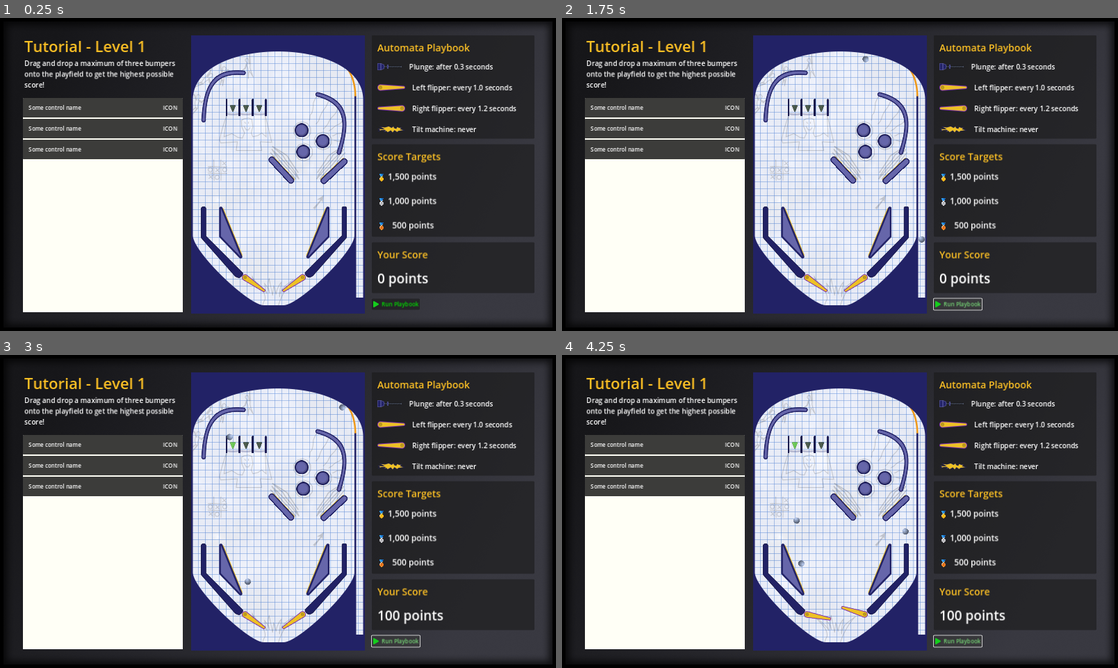
Above: before the commit, frames 1-4 (two rows, left to right).
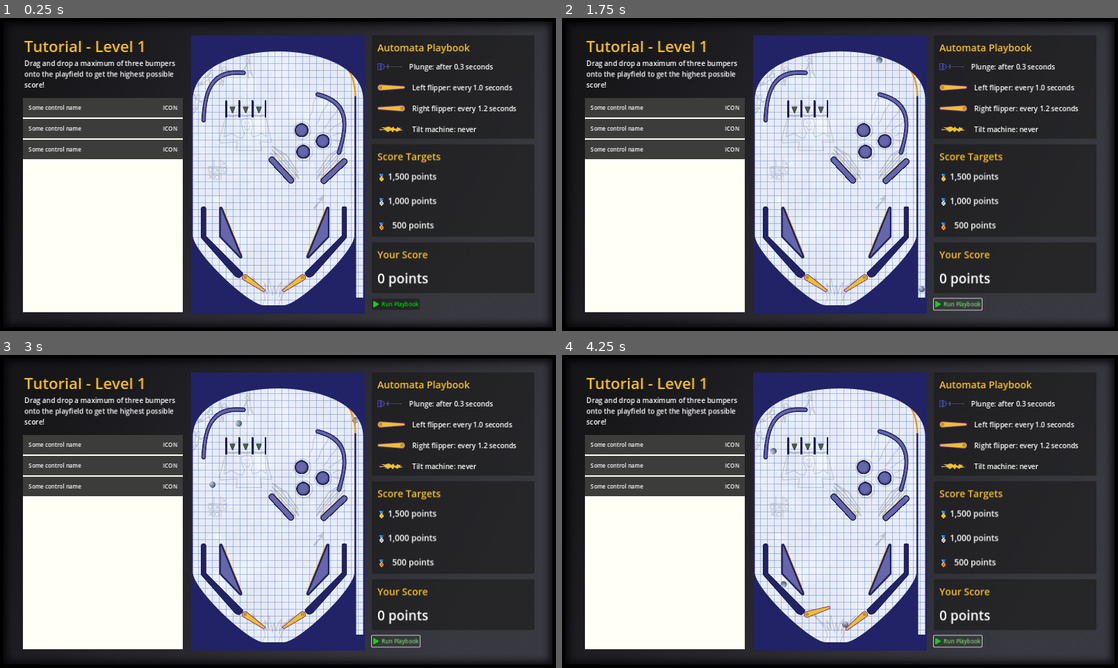
Above: after the commit, the same moments.

Repository: pincrediball/pincrediball
Game: Godot game, scene res://main.tscn
Same seed, same stepped clock (60 frames per second), same inputs: the game is played once before the commit and once after it.
Inputs:
- Up to frame 1 (0.25 s): no input
- Up to frame 2 (1.75 s): click "Run Playbook" at 0.5 s; click "Run Playbook" at 1.25 s
- Up to frame 3 (3 s): click "Run Playbook" at 2 s
- Up to frame 4 (4.25 s): no input

The runs differ from the first frame. In frame 1, 0.1% of the frame differs, in the area x 40-48%, y 25-32%; in frame 2, 0.2%; in frame 3, 0.5%; in frame 4, 0.8%, in the area x 37-80%, y 25-89%.

Commit message:
Settings tweaked for devlog video

Diff:
--- a/src/game/tutorial/machine.tscn
+++ b/src/game/tutorial/machine.tscn
@@ -13,6 +13,10 @@
 [ext_resource type="PackedScene" uid="uid://kvmadlhddsv6" path="res://game/tutorial/bumper_pill.tscn" id="10_jp6k0"]
 [ext_resource type="PackedScene" uid="uid://byehi30jmar2b" path="res://game/tutorial/gate.tscn" id="12_g6mh8"]
 [ext_resource type="PackedScene" uid="uid://b8u0euuf01b5s" path="res://game/tutorial/wall_corner.tscn" id="12_i07d3"]
+
+[sub_resource type="PhysicsMaterial" id="PhysicsMaterial_bg44k"]
+friction = 0.75
+bounce = 0.2
 
 [sub_resource type="RectangleShape2D" id="RectangleShape2D_uvr46"]
 size = Vector2(90, 12)
@@ -42,6 +46,7 @@
 
 [node name="Box" type="StaticBody2D" parent="."]
 z_index = 50
+physics_material_override = SubResource("PhysicsMaterial_bg44k")
 
 [node name="Sprite2D_Box" type="Sprite2D" parent="Box"]
 texture = ExtResource("5_addj0")
@@ -136,13 +141,13 @@
 rotation = -2.32426
 
 [node name="Gate" parent="." groups=["PlayerControlledComponent"] instance=ExtResource("12_g6mh8")]
-position = Vector2(120, 208)
+position = Vector2(119, 212)
 
 [node name="Gate2" parent="." groups=["PlayerControlledComponent"] instance=ExtResource("12_g6mh8")]
-position = Vector2(158, 208)
+position = Vector2(157, 212)
 
 [node name="Gate3" parent="." groups=["PlayerControlledComponent"] instance=ExtResource("12_g6mh8")]
-position = Vector2(196, 208)
+position = Vector2(195, 212)
 
 [node name="WallCorner" parent="." groups=["PlayerControlledComponent"] instance=ExtResource("12_i07d3")]
 position = Vector2(85, 166)
--- a/src/game/tutorial/playbook_level_001.tres
+++ b/src/game/tutorial/playbook_level_001.tres
@@ -4,6 +4,6 @@
 
 [resource]
 script = ExtResource("1_v84le")
-plunge_delay = 0.3
-flipper_left_interval = 0.95
-flipper_right_interval = 1.0
+plunge_delay = 0.4
+flipper_left_interval = 1.0
+flipper_right_interval = 1.2
Not shown: 1 places in src/game/tutorial/machine.tscn that only renumber resources
